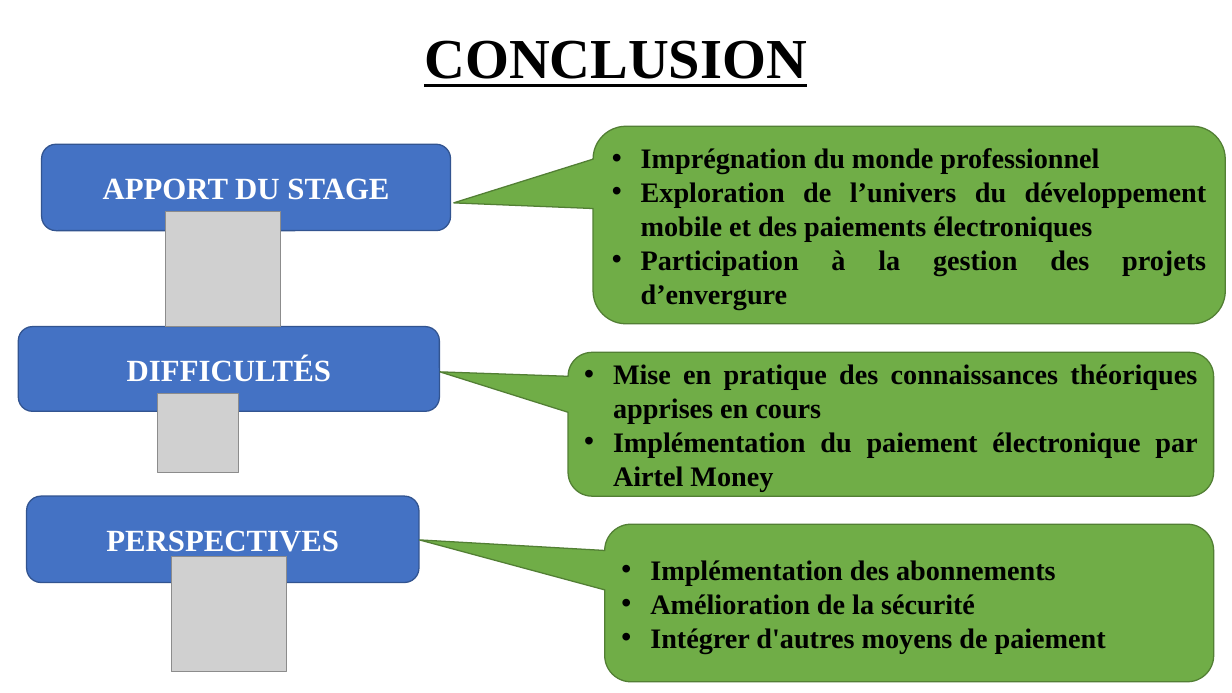
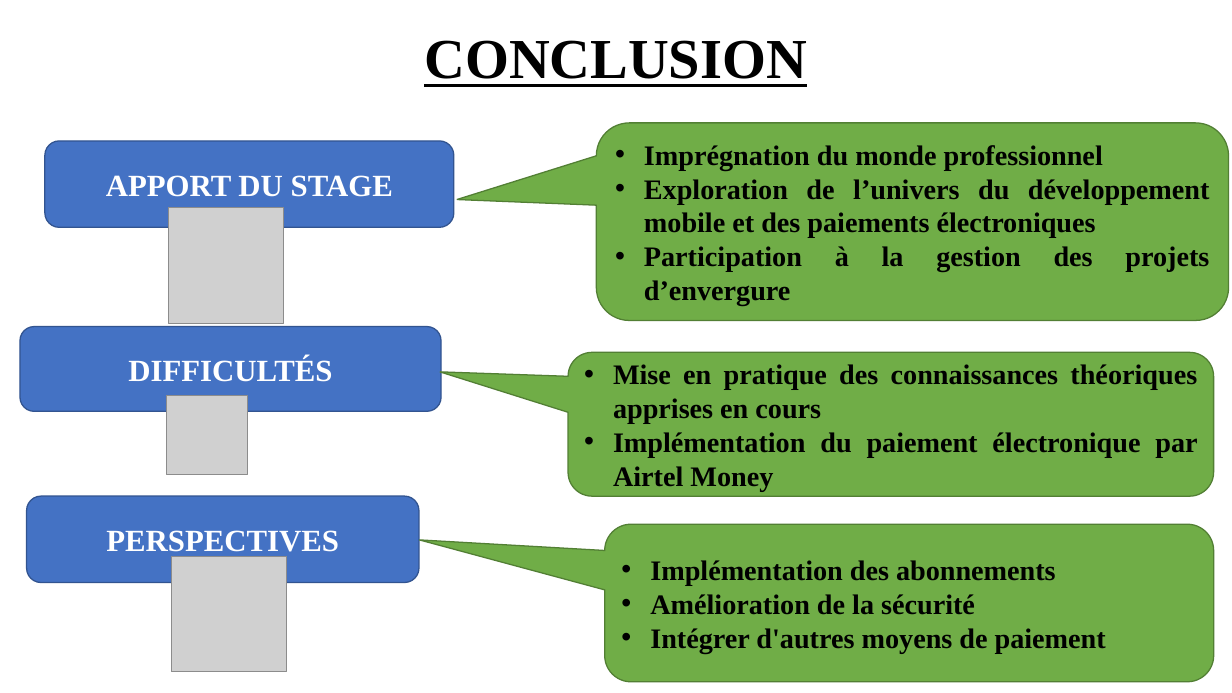
Before and after one commit to melaken/distdocs, a slide deck: slide 29 of Documents/theme/diapo.pptx. Drawn at 1232x693 pixels with LibreOffice and Linux fonts; fonts in the diff are those of the drawing; grey boxes stand for pictures. Boxes give left, top, right and bottom in pixels: in the first picture for what was removed or moved away, otherwise in the second. Text is boxed around its words. In the diff, an @@ line names an element or a change of style, - is before the commit and + after.

```diff
--- a/Documents/theme/diapo.pptx
+++ b/Documents/theme/diapo.pptx
@@ rounded rectangle "APPORT DU STAGE": place and size @@
-rounded rectangle "APPORT DU STAGE" at bbox=[42, 144, 451, 231]
+rounded rectangle "APPORT DU STAGE" at bbox=[45, 140, 455, 227]
@@ rounded speech box "Imprégnation du monde professionnel": place and size @@
-rounded speech box "Imprégnation du monde professionnel" at bbox=[593, 127, 1226, 324]
+rounded speech box "Imprégnation du monde professionnel" at bbox=[596, 123, 1228, 321]
@@ picture: place and size @@
-picture at bbox=[158, 394, 239, 472]
+picture at bbox=[166, 396, 248, 474]
```
Also in this commit, not shown: 13 other slides changed, 2 other files.
